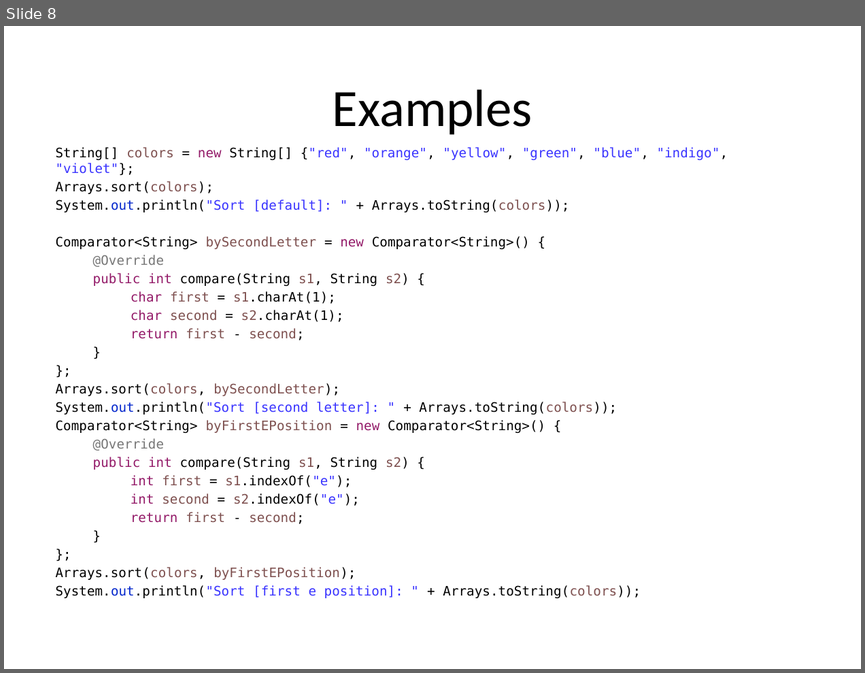
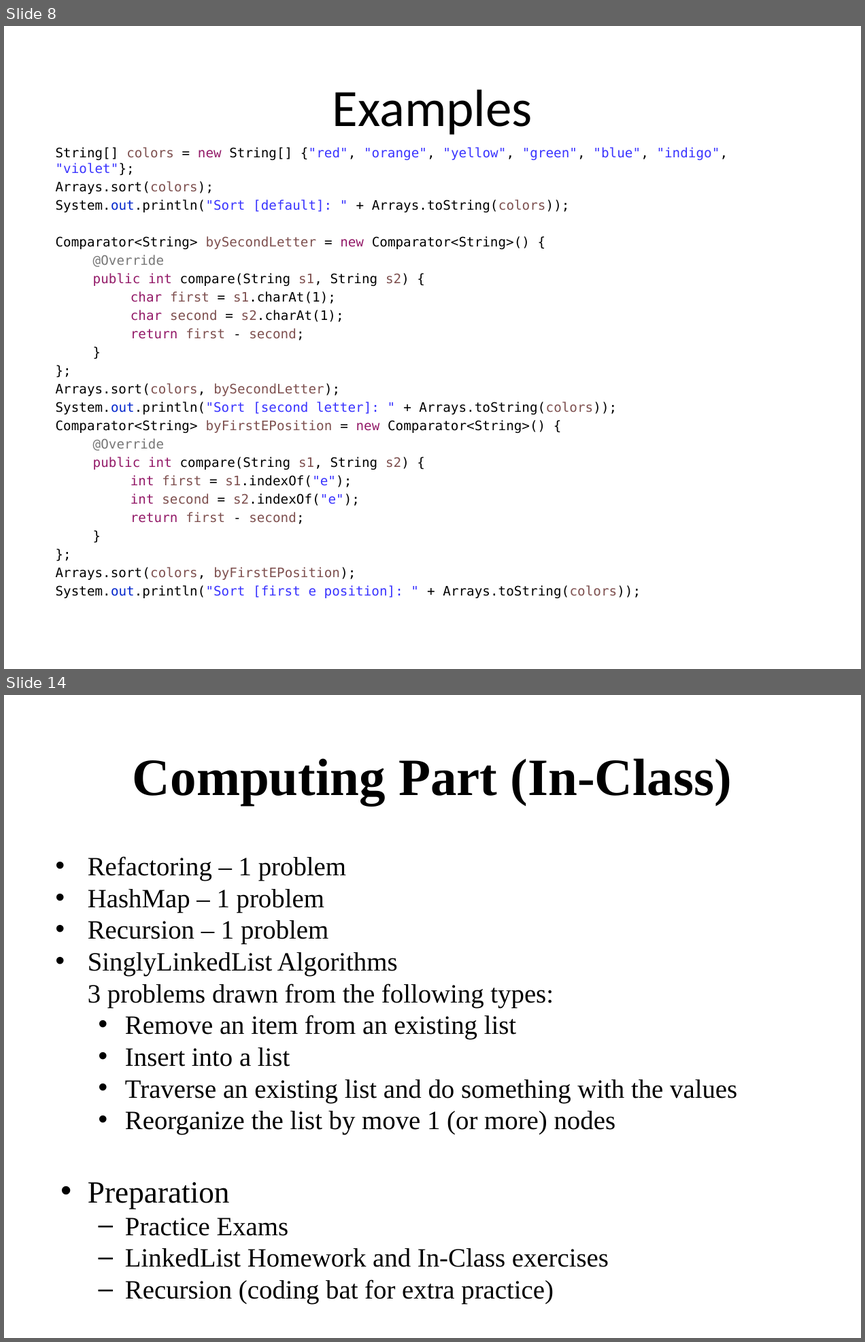
Before and after one commit to RHIT-CSSE/csse220, a slide deck: ClassMaterials/Comparators/Slides/ComparableComparator.pptx. Shown one above the other, each under a label of ours: slide 8 before the commit, slides 8 and 14 after it; the slides between them are not shown. The pictures are 865x673 and 865x1342 pixels, drawn with LibreOffice and Linux fonts; fonts in the diff are those of the drawing. Boxes give left, top, right and bottom in pixels: in the first picture for what was removed or moved away, otherwise in the second. Text is boxed around its words. In the diff, an @@ line names an element or a change of style, - is before the commit and + after.

```diff
--- a/ClassMaterials/Comparators/Slides/ComparableComparator.pptx
+++ b/ClassMaterials/Comparators/Slides/ComparableComparator.pptx
@@ slide 14 added at [4, 695, 861, 1338], background #FFFFFF @@
@@ title added at [133, 758, 732, 805], 44 pt, text #000000, bold @@
+Computing Part (In-Class)
@@ text added at [88, 856, 737, 1267], 22.2 pt, text #000000 @@
+• Refactoring – 1 problem
+• HashMap – 1 problem
+• Recursion – 1 problem
+• SinglyLinkedList Algorithms
+  3 problems drawn from the following types:
+  • Remove an item from an existing list
+  • Insert into a list
+  • Traverse an existing list and do something with the values
+  • Reorganize the list by move 1 (or more) nodes
+• Preparation
+  – Practice Exams
+  – LinkedList Homework and In-Class exercises
+  – Recursion (coding bat for extra practice)
```
Also in this commit, not shown: 5 other slides added, 1 other file.
